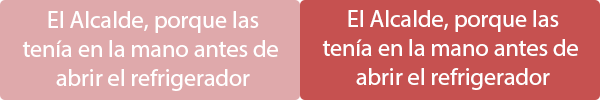
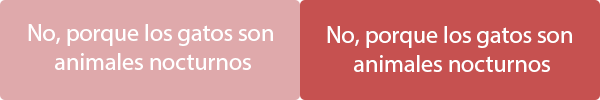
The second 600 × 100 image is a revision of the first. Changes to its layers:
added layer "No, porque los gatos son animales nocturnos copy" above "El Alcalde, porque las tenía en la mano antes de abrir el refr copy" over [327, 26, 572, 72]
hid "El Alcalde, porque las tenía en la mano antes de abrir el refr copy" over [322, 10, 578, 90]
renamed "El Alcalde, porque las tenía en la mano antes de abrir el refr" to "No, porque los gatos son animales nocturnos", painted on it over [22, 11, 278, 91]
